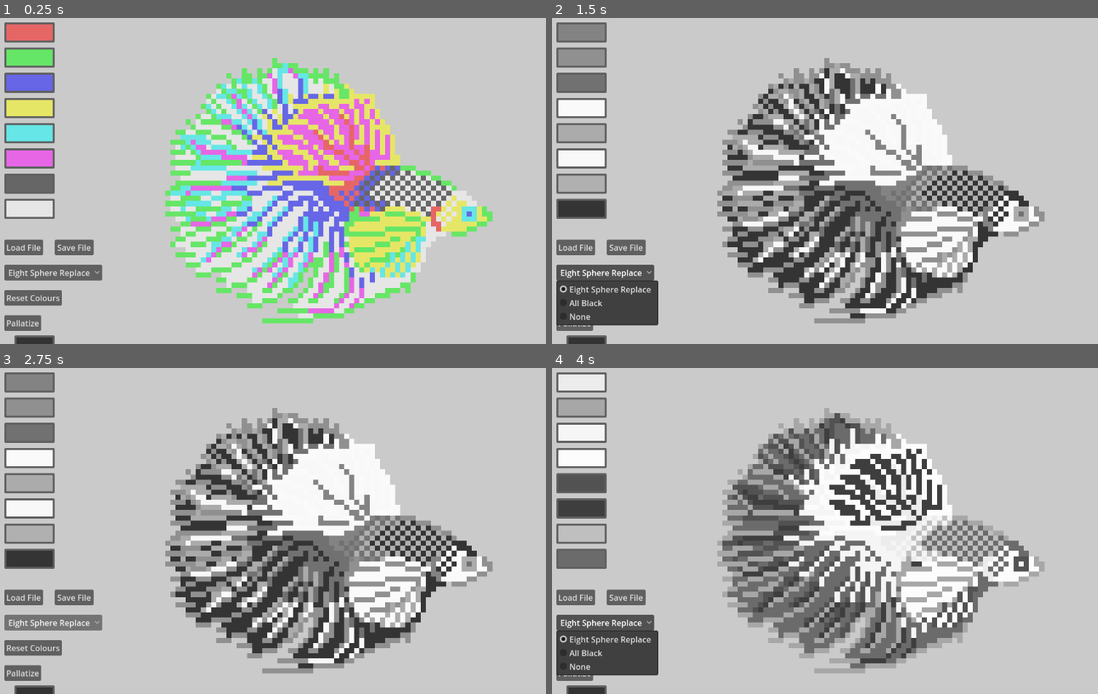
Above: before the commit, frames 1-4 (two rows, left to right).
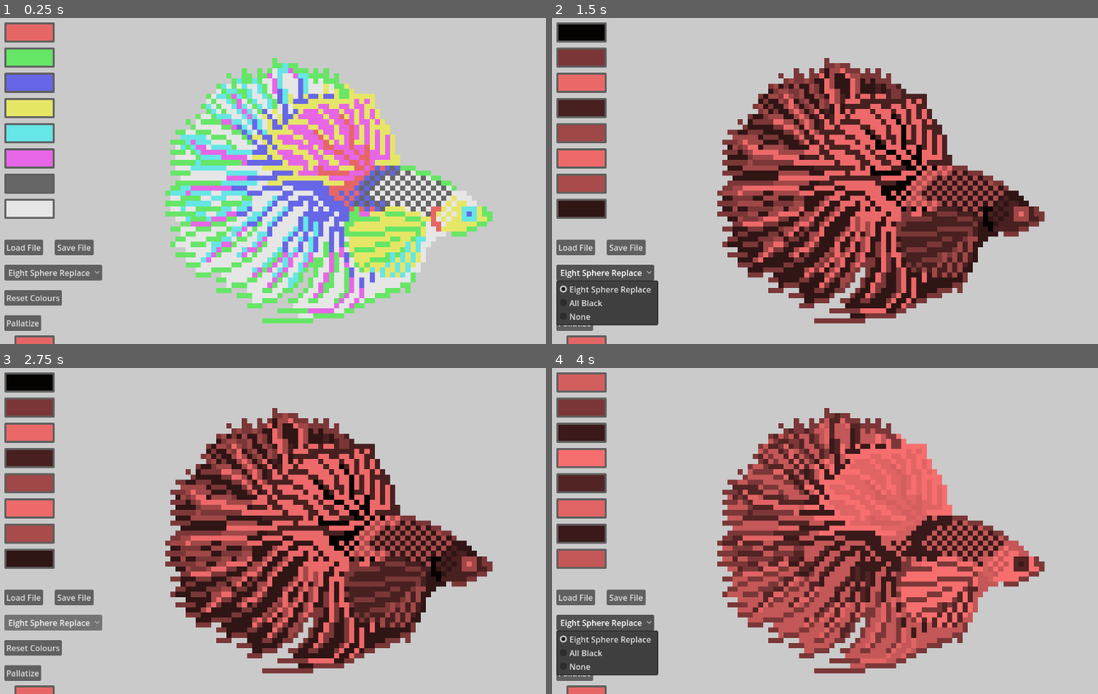
Above: after the commit, the same moments.

Repository: pabetism/Palettize
Game: Godot game, scene res://Scenes/Test_animation.tscn
Two runs of this game, one before a commit and one after it. Both use one fixed random seed, a clock stepped at 60 frames per second and the inputs below.
Inputs:
- Up to frame 1 (0.25 s): no input
- Up to frame 2 (1.5 s): click "Pallatize" at 0.5 s; click "Eight Sphere Replace" at 1.25 s
- Up to frame 3 (2.75 s): click "Eight Sphere Replace" at 2 s
- Up to frame 4 (4 s): click "Pallatize" at 2.75 s; click "Eight Sphere Replace" at 3.5 s

The runs differ from the first frame. In frame 1, 0.1% of the frame differs, in the area x 2-10%, y 97-100%; in frame 2, 34%; in frame 3, 34%; in frame 4, 34%, in the area x 1-91%, y 1-100%.

Commit message:
updated Palette selection & palette functions
The set palette button is now much shorter, simply an if block for building the palette array based on the current selection in the palette selector (paletteize method). each palettecreation is now it's own function.

Diff:
--- a/Scenes/Test_animation.tscn
+++ b/Scenes/Test_animation.tscn
@@ -193,7 +193,6 @@
 offset_bottom = 241.0
 text = "Palette"
 alignment = 0
-color = Color(0.21409842, 0.5158157, 0.97908574, 1)
 edit_alpha = false
 edit_intensity = false
 
--- a/Scripts/UI_Script.gd
+++ b/Scripts/UI_Script.gd
@@ -23,7 +23,6 @@
 @onready var Btn_Random = $Buttons/Btn_Random
 @onready var Btn_Shuffle = $Buttons/Btn_Shuffle_Colors
 
-const InitialPal : Color = Color(0.2, 0.2, 0.2, 1.0)
 @onready var Btn_Palette = $Buttons/Btn_Palette
 @onready var Pal_Slider = $Buttons/Pal
 @onready var Btn_Paltze_Meth = $Buttons/Btn_Paltze_Meth
@@ -45,6 +44,7 @@
 	################################
 	# Set Initial Slider Colours
 	Red_Slider.color = InitialRed
+	Pal_Slider.color = InitialRed
 	Gre_Slider.color = InitialGre
 	Blu_Slider.color = InitialBlu
 	Yel_Slider.color = InitialYel
@@ -52,6 +52,7 @@
 	Mag_Slider.color = InitialMag
 	Bla_Slider.color = InitialBla
 	Whi_Slider.color = InitialWhi
+
 	# Connect Each Slider to the appropriate function _on_XXX_color_changed
 	Red_Slider.color_changed.connect(_on_red_color_changed)
 	Gre_Slider.color_changed.connect(_on_gre_color_changed)
@@ -91,7 +92,7 @@
 	# Connect Palette Button to set_palette function
 	# This is not yet implamented, the set_palette func currently does nothing ONE DAY
 
-	Pal_Slider.color = InitialPal
+	Pal_Slider.color = InitialRed
 	Btn_Palette.pressed.connect(set_palette)
 
 
@@ -180,88 +181,131 @@
 	var index : int =  Btn_Paltze_Meth.get_selected()
 	var color : Color = Pal_Slider.get_pick_color()
 
+	var palette_colors : Array = []
+	#var colors: Array[Color] = []
+
+	if index==0 : #monochromatic palette
+		palette_colors = monochromatic_palette(color)
+	if index == 1: #All One Colour
+		for i in range(8): palette_colors.append(color)
+	if index == 2: #Analagous Palette
+		palette_colors = analagous_palette(color)
+	if index == 3: #Complementary
+		palette_colors = complementary_palette(color)
+	if index == 4: #Split Complementary
+		palette_colors = splitComplementary_palette(color)
+	if index == 5: #Triadiac
+		palette_colors = triadiac_palette(color)
+	if index == 6: #Tetradic
+		palette_colors = tetradic_palette(color)
+
+	set_all_colours(palette_colors)
+
+
+
+func monochromatic_palette(color : Color) -> Array:
+	## Monochromatic. This Palette Takes the given clour and generates 8 evenly spaced colours
+	# Get the base color's HSV components
+	# Godot's Color class has h, s, v properties built-in (since at least Godot 3.2)
+	var base_hue: float = color.h
+	var base_saturation: float = color.s
+	var colors : Array = []
+
+	for i in range(8):
+		# Generate a random 'value' (brightness/lightness) between 0.0 (black) and 1.0 (white)
+		# Using randf() ensures a float value in the range [0.0, 1.0]
+		var random_value: float = randf()
+
+		# Create a new color using the base hue and saturation, but the random value
+		var new_color: Color = Color.from_hsv(base_hue, base_saturation, random_value, color.a)
+
+		colors.append(new_color)
+	return colors
+
+func analagous_palette(color : Color) -> Array:
+	################################
+	##One Colour->8 Colour Palette##
+	################################
+	#analagous
 	var colors: Array[Color] = []
-	if index==0 :
-		## Minochromatic. This Palette Takes the given clour and generates 8 evenly spaced colours
-
-		# Get the base color's HSV components
-		# Godot's Color class has h, s, v properties built-in (since at least Godot 3.2)
-		var base_hue: float = color.h
-		var base_saturation: float = color.s
-
-		for i in range(8):
-			# Generate a random 'value' (brightness/lightness) between 0.0 (black) and 1.0 (white)
-			# Using randf() ensures a float value in the range [0.0, 1.0]
-			var random_value: float = randf()
-
-			# Create a new color using the base hue and saturation, but the random value
-			var new_color: Color = Color.from_hsv(base_hue, base_saturation, random_value, color.a)
-
-			colors.append(new_color)
-	if index == 1:
-		#All One Colour
-		for i in range(8):
-			colors.append(color)
-	if index == 2:
-		#Analagous
-		# Provided colour is Dominant Colour
-		colors.append(color)
-		# We want to grab the hue from it (hue is float ranging from 0 to 1, both of which are read) and ready a couple of copies of the og colour to have their hue modified slightly
-		var base_hue: float = color.h
-		var color_neighbor_1 : Color = color
-		var color_neighbor_2: Color = color
-		var color_neutral_0 : Color = color
-		var color_neutralX_0 : Color = color
-		var color_neutral_1 : Color = color
-		var color_neutralX_1 : Color = color
-		var color_neutral_2 : Color = color
-		# the we want to grab a couple neighboring colours within .125 of the og hue (this is a quarter of the colour wheel, an eight to either side), making sure to mod it so it doesn't go over one. wrapf(hue_value, 0.0, 1.0)
-		### create neighbor colour 1
-		color_neighbor_1.h  = base_hue + wrapf(randf_range(-0.125,0.125), 0.0, 1.0)
-		color_neutral_1 = color_neighbor_1
-		colors.append(color_neighbor_1)
-
-		### create neighbor colour 2
-		color_neighbor_2.h  = base_hue + wrapf(randf_range(-0.125,0.125), 0.0, 1.0)
-		color_neutral_2 = color_neighbor_2
-		colors.append(color_neighbor_2)
-
-		#make the rest of the colours neutral versions of the existing generated colours
-
-		# dominant with low saturation
-		#add two colours, dominant hue with 1/2 and 1/4 og saturation
-		color_neutral_0.s = color.s/2
-		colors.append(color_neutral_0)
-
-		color_neutralX_0.s = color.s/4
-		colors.append(color_neutral_0)
-
-		#add two colours, neighbor 1 hue with 1/2 and 1/4 og saturation
-		color_neutral_1.s = color_neighbor_1.s/2
-		colors.append(color_neutral_1)
-
-		color_neutralX_1.s = color_neighbor_1.s/4
-		colors.append(color_neutral_1)
-
-		#add one final colours, neighbor 2 hue with 1/2 og saturation
-		color_neutral_2.s = color_neighbor_2.s/2
-		colors.append(color_neutral_2)
-
-		colors.shuffle()
-	if index == 3:
-		#Complementary
-		pass
-	if index == 4:
-		#Split Complementary
-		pass
-	if index == 5:
-		#Triadiac
-		pass
-	if index == 6:
-		#Tetradic
-		pass
-
-	set_all_colours(colors)
+	# Provided colour is the Dominant Colour
+	colors.append(color)
+	# We want to grab the hue from it (hue is float ranging from 0 to 1, both of which are read) and ready a couple of copies of the og colour to have their hue modified slightly
+	var base_hue: float = color.h
+	var color_neighbor_1 : Color = color
+	var color_neighbor_2: Color = color
+	var color_neutral_0 : Color = color
+	var color_neutralX_0 : Color = color
+	var color_neutral_1 : Color = color
+	var color_neutralX_1 : Color = color
+	var color_neutral_2 : Color = color
+	# the we want to grab a couple neighboring colours within .125 of the og hue (this is a quarter of the colour wheel, an eight to either side), making sure to mod it so it doesn't go over one. wrapf(hue_value, 0.0, 1.0)
+	### create neighbor colour 1
+	color_neighbor_1.h  = base_hue + wrapf(randf_range(-0.125,0.125), 0.0, 1.0)
+	color_neutral_1 = color_neighbor_1
+	colors.append(color_neighbor_1)
+
+	### create neighbor colour 2
+	color_neighbor_2.h  = base_hue + wrapf(randf_range(-0.125,0.125), 0.0, 1.0)
+	color_neutral_2 = color_neighbor_2
+	colors.append(color_neighbor_2)
+
+	#make the rest of the colours neutral versions of the existing generated colours
+
+	# dominant with low saturation
+	#add two colours, dominant hue with 1/2 and 1/4 og saturation
+	color_neutral_0.s = color.s/2
+	colors.append(color_neutral_0)
+
+	color_neutralX_0.s = color.s/4
+	colors.append(color_neutral_0)
+
+	#add two colours, neighbor 1 hue with 1/2 and 1/4 og saturation
+	color_neutral_1.s = color_neighbor_1.s/2
+	colors.append(color_neutral_1)
+
+	color_neutralX_1.s = color_neighbor_1.s/4
+	colors.append(color_neutral_1)
+
+	#add one final colours, neighbor 2 hue with 1/2 og saturation
+	color_neutral_2.s = color_neighbor_2.s/2
+	colors.append(color_neutral_2)
+
+	colors.shuffle()
+
+	return colors
+
+func complementary_palette(color : Color) -> Array:
+	################################
+	##One Colour->8 Colour Palette##
+	################################
+	#Complementary
+	var colors : Array = [color,Color(),Color(),Color(),Color(),Color(),Color(),Color()]
+	return colors
+
+func splitComplementary_palette(color) -> Array:
+	################################
+	##One Colour->8 Colour Palette##
+	################################
+	#Split Complementary
+	var colors : Array = [Color(),color,Color(),Color(),Color(),Color(),Color(),Color()]
+	return colors
+
+func triadiac_palette(color) -> Array:
+	################################
+	##One Colour->8 Colour Palette##
+	################################
+	#Triadiac
+	var colors : Array = [Color(),Color(),color,Color(),Color(),Color(),Color(),Color()]
+	return colors
+
+func tetradic_palette(color) -> Array:
+	################################
+	##One Colour->8 Colour Palette##
+	################################
+	#Tetradic
+	var colors : Array = [Color(),Color(),Color(),color,Color(),Color(),Color(),Color()]
+	return colors
 
 func shuffle_colors() -> void:
 	################################
--- a/Shaders/Nearest_replace.gdshader
+++ b/Shaders/Nearest_replace.gdshader
@@ -122,6 +122,14 @@
 	}
 	else if ( colour_replace_function == 2 ) {
 	}
+	else if ( colour_replace_function == 3 ) {
+	}
+	else if ( colour_replace_function == 4 ) {
+	}
+	else if ( colour_replace_function == 5 ) {
+	}
+	else if ( colour_replace_function == 6 ) {
+	}
 	else {
 		tmp_col = eight_sphere_replace(tmp_col);
 	}
Not shown, changed: export_presets.cfg
Not shown, changed: .DS_Store
